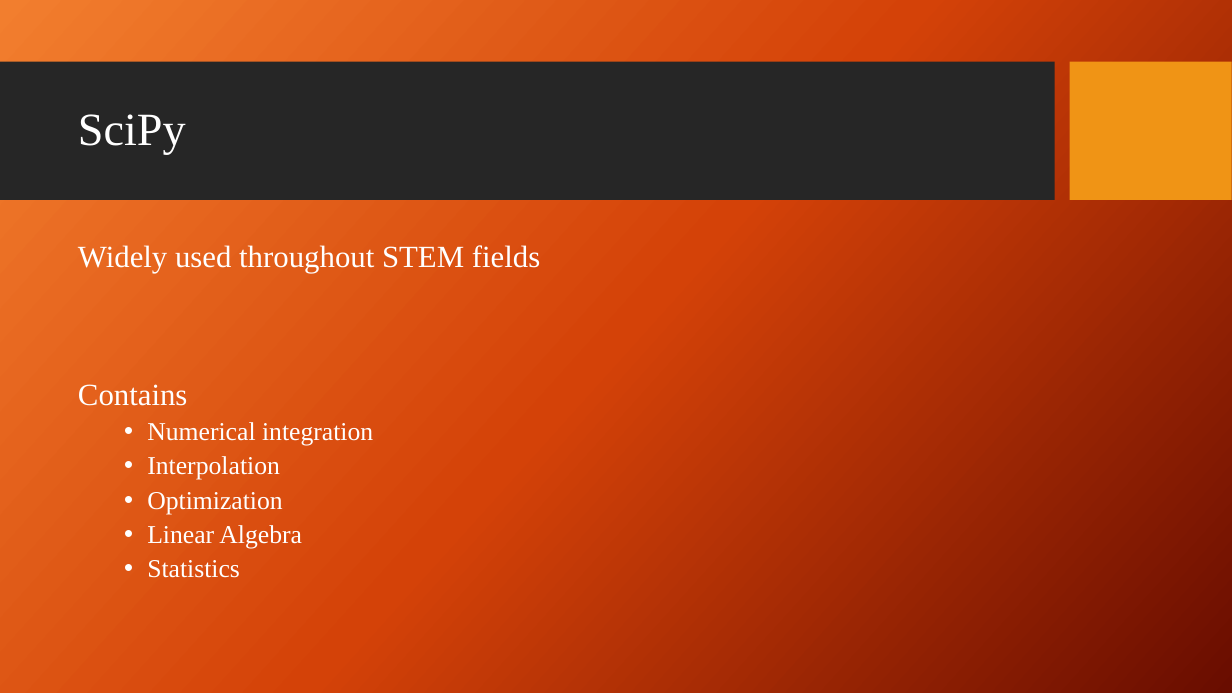
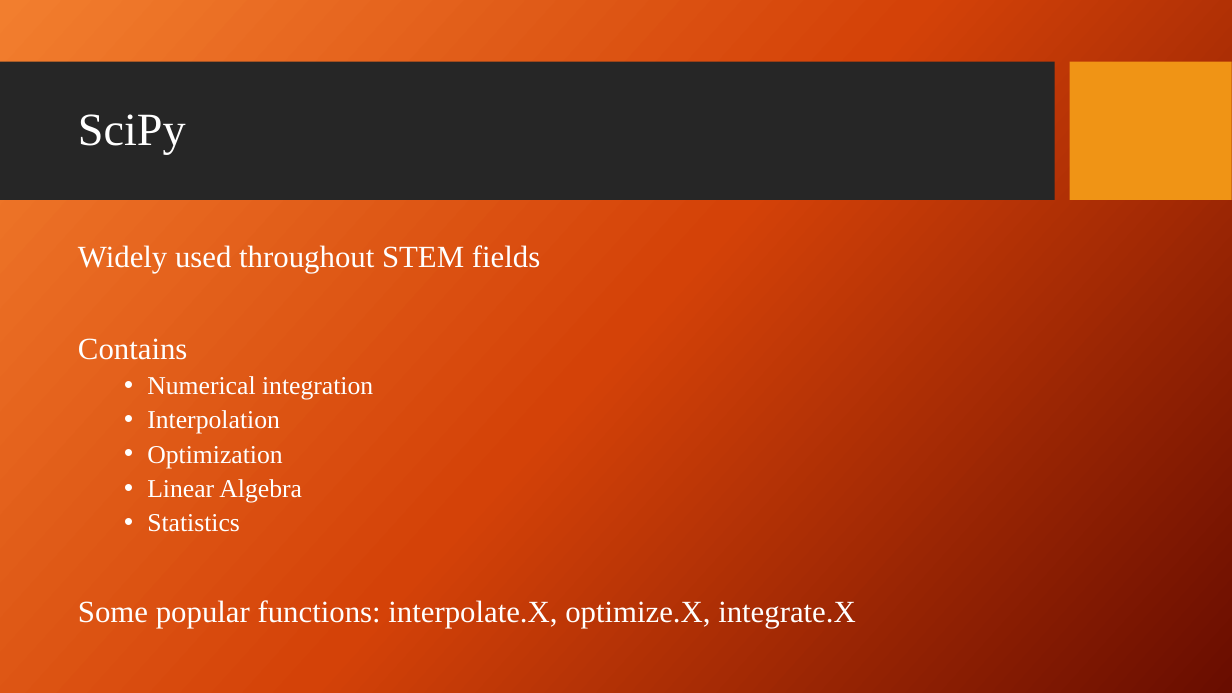
Before and after one commit to giganano/PythonBootcamp, a slide deck: slide 5 of slides/anaconda.pptx. Drawn at 1232x693 pixels with LibreOffice and Linux fonts; fonts in the diff are those of the drawing; background and template pictures are left out. Boxes give left, top, right and bottom in pixels: in the first picture for what was removed or moved away, otherwise in the second. Text is boxed around its words. In the diff, an @@ line names an element or a change of style, - is before the commit and + after.

```diff
--- a/slides/anaconda.pptx
+++ b/slides/anaconda.pptx
@@ text at <box>78,600,856,628</box>: paragraph added @@
+Some popular functions: interpolate.X, optimize.X, integrate.X
```
Also in this commit, not shown: 1 other slide changed, 7 slides added, 1 slide removed, 18 other files.
